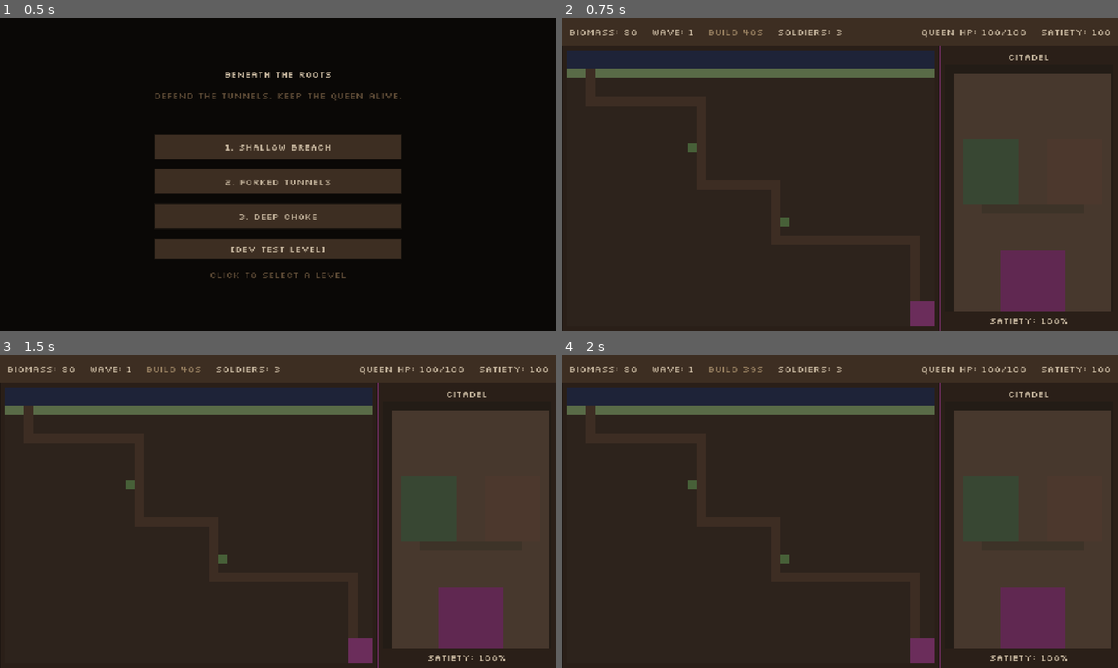
Above: before the commit, frames 1-4 (two rows, left to right).
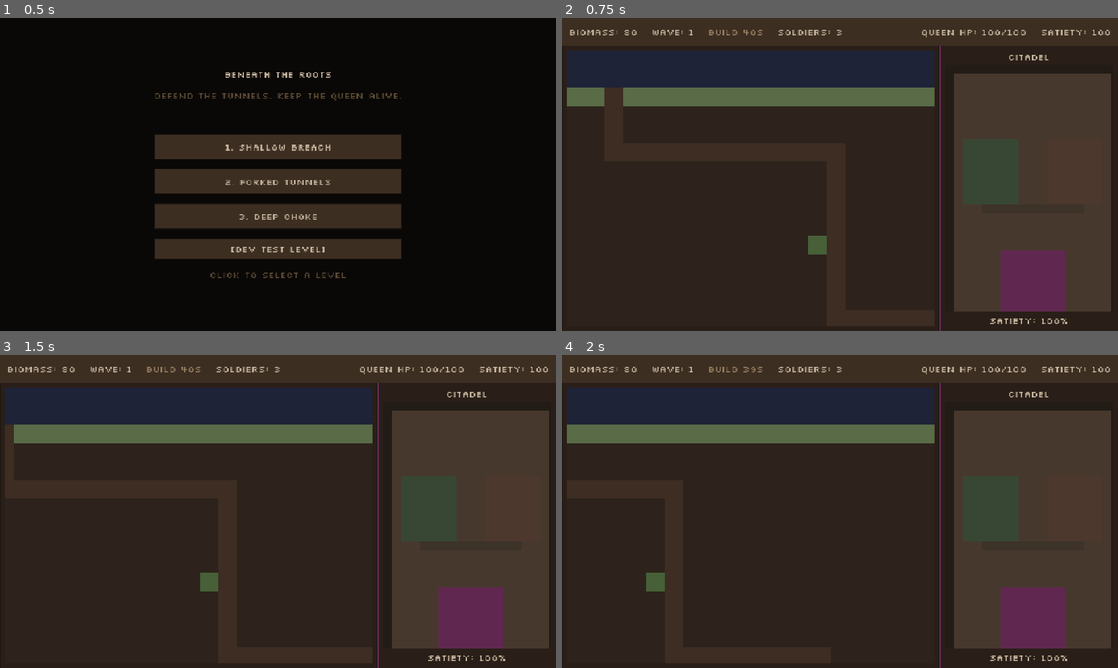
Above: after the commit, the same moments.

Repository: matiaspereiraobando/beneath-the-roots
Game: Godot game, scene res://scenes/menu.tscn
Same seed, same stepped clock (60 frames per second), same inputs: the game is played once before the commit and once after it.
Inputs (mouse positions are in pixels of both pictures, inside the frame that each line leads up to):
- Up to frame 1 (0.5 s): no input
- Up to frame 2 (0.75 s): click "1. Shallow Breach" at 0.5 s
- Up to frame 3 (1.5 s): tap Enter at 1.25 s; move the mouse to (400, 495) at 1.27 s; hold D (macro_pan_right, bound only after the commit) from 1.28 s (still down); click (400, 495) at 1.42 s
- Up to frame 4 (2 s): keep holding D (macro_pan_right, bound only after the commit)

Frame 1 is identical in both runs. In frame 2, 8.4% of the frame differs, in the area x 0-67%, y 16-99%; in frame 3, 8.5%; in frame 4, 8.6%.

Commit message:
feat: 32px macro tiles with scrollable WASD camera
Double macro tile size while keeping the same grid path, add Camera2D panning with clamped bounds, and fix TileSet tile_size plus SubViewport mouse mapping so build clicks align with the map.

Co-authored-by: Cursor <cursoragent@cursor.com>

Diff:
--- a/project.godot
+++ b/project.godot
@@ -31,6 +31,29 @@
 window/size/viewport_width=960
 window/size/viewport_height=540
 window/stretch/mode="canvas_items"
+
+[input]
+
+macro_pan_up={
+"deadzone": 0.5,
+"events": [Object(InputEventKey,"resource_local_to_scene":false,"resource_name":"","device":-1,"window_id":0,"alt_pressed":false,"shift_pressed":false,"ctrl_pressed":false,"meta_pressed":false,"pressed":false,"keycode":0,"physical_keycode":87,"key_label":0,"unicode":119,"location":0,"echo":false,"script":null)
+]
+}
+macro_pan_down={
+"deadzone": 0.5,
+"events": [Object(InputEventKey,"resource_local_to_scene":false,"resource_name":"","device":-1,"window_id":0,"alt_pressed":false,"shift_pressed":false,"ctrl_pressed":false,"meta_pressed":false,"pressed":false,"keycode":0,"physical_keycode":83,"key_label":0,"unicode":115,"location":0,"echo":false,"script":null)
+]
+}
+macro_pan_left={
+"deadzone": 0.5,
+"events": [Object(InputEventKey,"resource_local_to_scene":false,"resource_name":"","device":-1,"window_id":0,"alt_pressed":false,"shift_pressed":false,"ctrl_pressed":false,"meta_pressed":false,"pressed":false,"keycode":0,"physical_keycode":65,"key_label":0,"unicode":97,"location":0,"echo":false,"script":null)
+]
+}
+macro_pan_right={
+"deadzone": 0.5,
+"events": [Object(InputEventKey,"resource_local_to_scene":false,"resource_name":"","device":-1,"window_id":0,"alt_pressed":false,"shift_pressed":false,"ctrl_pressed":false,"meta_pressed":false,"pressed":false,"keycode":0,"physical_keycode":68,"key_label":0,"unicode":100,"location":0,"echo":false,"script":null)
+]
+}
 
 [importer_defaults]
 
--- a/scenes/macro_world.tscn
+++ b/scenes/macro_world.tscn
@@ -4,6 +4,8 @@
 
 [node name="MacroWorld" type="Node2D"]
 script = ExtResource("1_world")
+
+[node name="Camera2D" type="Camera2D" parent="."]
 
 [node name="Terrain" type="TileMapLayer" parent="."]
 
--- a/scripts/data/game_tuning.gd
+++ b/scripts/data/game_tuning.gd
@@ -2,10 +2,12 @@
 ## Combat tuning constants — source: docs/GAME_DESIGN.md
 
 const BUILD_PHASE_DURATION := 40.0
-const TILE_SIZE := 16
+const TILE_SIZE := 32
+
+const MACRO_PAN_SPEED := 400.0
 
 const SPITTER_COST := 40
-const SPITTER_RANGE := 140.0
+const SPITTER_RANGE := 288.0
 const SPITTER_DAMAGE := 8.0
 const SPITTER_FIRE_RATE := 1.2
 const TOWER_BASE_SLOTS := 2
@@ -13,12 +15,12 @@
 const SOLDIER_DPS_BONUS := 2.0
 const SOLDIER_FIRE_RATE_BONUS := 0.15
 
-const PROJECTILE_SPEED := 200.0
+const PROJECTILE_SPEED := 400.0
 
 const ENEMY_STATS := {
-	"skitter": {"hp": 30, "speed": 55.0, "damage": 8, "reward": 8},
-	"chitin": {"hp": 80, "speed": 30.0, "damage": 15, "reward": 15},
-	"scarab": {"hp": 200, "speed": 22.0, "damage": 25, "reward": 40},
+	"skitter": {"hp": 30, "speed": 110.0, "damage": 8, "reward": 8},
+	"chitin": {"hp": 80, "speed": 60.0, "damage": 15, "reward": 15},
+	"scarab": {"hp": 200, "speed": 44.0, "damage": 25, "reward": 40},
 }
 
 static func enemy_stat(type: String, key: String):
--- a/scripts/macro_world.gd
+++ b/scripts/macro_world.gd
@@ -1,5 +1,6 @@
 extends Node2D
 
+@onready var camera: Camera2D = $Camera2D
 @onready var terrain: TileMapLayer = $Terrain
 @onready var enemies_root: Node2D = $Enemies
 @onready var towers_root: Node2D = $Towers
@@ -21,7 +22,8 @@
 
 
 func _ready() -> void:
-	terrain.tile_set = PlaceholderTilesets.build_macro_tileset()
+	terrain.tile_set = PlaceholderTilesets.build_macro_tileset(GameTuning.TILE_SIZE)
+	camera.make_current()
 	_load_textures()
 	tower_menu.visible = false
 	_wire_signals()
@@ -72,12 +74,14 @@
 	_clear_children(enemies_root)
 	_clear_children(towers_root)
 	_clear_children(projectiles_root)
+	terrain.tile_set = PlaceholderTilesets.build_macro_tileset(GameTuning.TILE_SIZE)
 	_paint_level(GameState.level_data)
 	_pathfinding.setup_from_level(GameState.level_data)
 	_wave_manager.setup(_pathfinding)
 	_combat.setup(_pathfinding)
 	for tower in GameState.towers:
 		_on_tower_placed(tower)
+	_center_camera_on_spawn()
 
 
 func _paint_level(level: Dictionary) -> void:
@@ -96,19 +100,64 @@
 func _process(delta: float) -> void:
 	if GameState.level_data.is_empty():
 		return
+	_update_camera_pan(delta)
 	_wave_manager.update(delta)
 	_combat.update(delta)
 	_sync_enemy_positions()
 	_sync_projectiles()
 
 
+func _update_camera_pan(delta: float) -> void:
+	var dir := Input.get_vector(
+		&"macro_pan_left", &"macro_pan_right", &"macro_pan_up", &"macro_pan_down"
+	)
+	if dir == Vector2.ZERO:
+		return
+	camera.position += dir * GameTuning.MACRO_PAN_SPEED * delta
+	_clamp_camera()
+
+
+func _center_camera_on_spawn() -> void:
+	var spawn: Dictionary = GameState.level_data.get("spawnTile", {})
+	if spawn.is_empty():
+		return
+	camera.position = _pathfinding.tile_center(Vector2i(spawn.x, spawn.y))
+	_clamp_camera()
+
+
+func _clamp_camera() -> void:
+	var level := GameState.level_data
+	if level.is_empty():
+		return
+	var map_size := Vector2(level.gridSize.cols, level.gridSize.rows) * GameTuning.TILE_SIZE
+	var view_size := Vector2(get_viewport().size)
+	var half_view := view_size * 0.5
+	var pos := camera.position
+	pos.x = _clamp_camera_axis(pos.x, half_view.x, map_size.x)
+	pos.y = _clamp_camera_axis(pos.y, half_view.y, map_size.y)
+	camera.position = pos
+
+
+func _clamp_camera_axis(value: float, half_view: float, map_length: float) -> float:
+	var min_limit := half_view
+	var max_limit := map_length - half_view
+	if max_limit < min_limit:
+		return map_length * 0.5
+	return clampf(value, min_limit, max_limit)
+
+
+func _world_mouse_position() -> Vector2:
+	var vp := get_viewport()
+	return vp.get_canvas_transform().affine_inverse() * vp.get_mouse_position()
+
+
 func _unhandled_input(event: InputEvent) -> void:
 	if not event is InputEventMouseButton:
 		return
 	var mb := event as InputEventMouseButton
 	if not mb.pressed or mb.button_index != MOUSE_BUTTON_LEFT:
 		return
-	handle_world_click(get_local_mouse_position())
+	handle_world_click(_world_mouse_position())
 
 
 func handle_world_click(world_pos: Vector2) -> void:
@@ -171,7 +220,6 @@
 	var sprite := Sprite2D.new()
 	sprite.texture = _textures.get(enemy.type, _textures.skitter)
 	sprite.position = enemy.position
-	sprite.scale = Vector2(1.5, 1.5) if enemy.type == "chitin" else Vector2(2, 2)
 	if enemy.type == "chitin":
 		sprite.modulate = Color(0.7, 0.55, 0.45)
 	enemies_root.add_child(sprite)
@@ -188,7 +236,6 @@
 	var sprite := Sprite2D.new()
 	sprite.texture = _textures.get("spitter")
 	sprite.position = _pathfinding.tile_center(Vector2i(tower.tile_x, tower.tile_y))
-	sprite.scale = Vector2(2, 2)
 	towers_root.add_child(sprite)
 	_tower_sprites[tower.id] = sprite
 
@@ -200,18 +247,20 @@
 
 
 func _sync_projectiles() -> void:
+	var dot_size := maxi(6, int(GameTuning.TILE_SIZE * 0.375))
+	var half := dot_size * 0.5
 	var live: Dictionary = {}
 	for proj in GameState.projectiles:
 		live[proj.id] = true
 		if not _projectile_sprites.has(proj.id):
 			var dot := ColorRect.new()
-			dot.size = Vector2(6, 6)
+			dot.size = Vector2(dot_size, dot_size)
 			dot.color = Color(0.42, 1, 0.29)
-			dot.position = Vector2(proj.x - 3, proj.y - 3)
+			dot.position = Vector2(proj.x - half, proj.y - half)
 			projectiles_root.add_child(dot)
 			_projectile_sprites[proj.id] = dot
 		else:
-			_projectile_sprites[proj.id].position = Vector2(proj.x - 3, proj.y - 3)
+			_projectile_sprites[proj.id].position = Vector2(proj.x - half, proj.y - half)
 	for id in _projectile_sprites.keys():
 		if not live.has(id):
 			_projectile_sprites[id].queue_free()
--- a/scripts/util/placeholder_tilesets.gd
+++ b/scripts/util/placeholder_tilesets.gd
@@ -44,6 +44,7 @@
 	for i in MACRO_TILE_COUNT:
 		atlas.create_tile(Vector2i(i, 0))
 	var tileset := TileSet.new()
+	tileset.tile_size = Vector2i(tile_size, tile_size)
 	tileset.add_source(atlas, 0)
 	tileset.set_custom_data_layer_name(0, "walkable")
 	tileset.set_custom_data_layer_type(0, TYPE_BOOL)
Not shown, changed: docs/ARCHITECTURE.md
Not shown, changed: docs/ASSETS.md
Not shown, changed: docs/GAME_DESIGN.md
